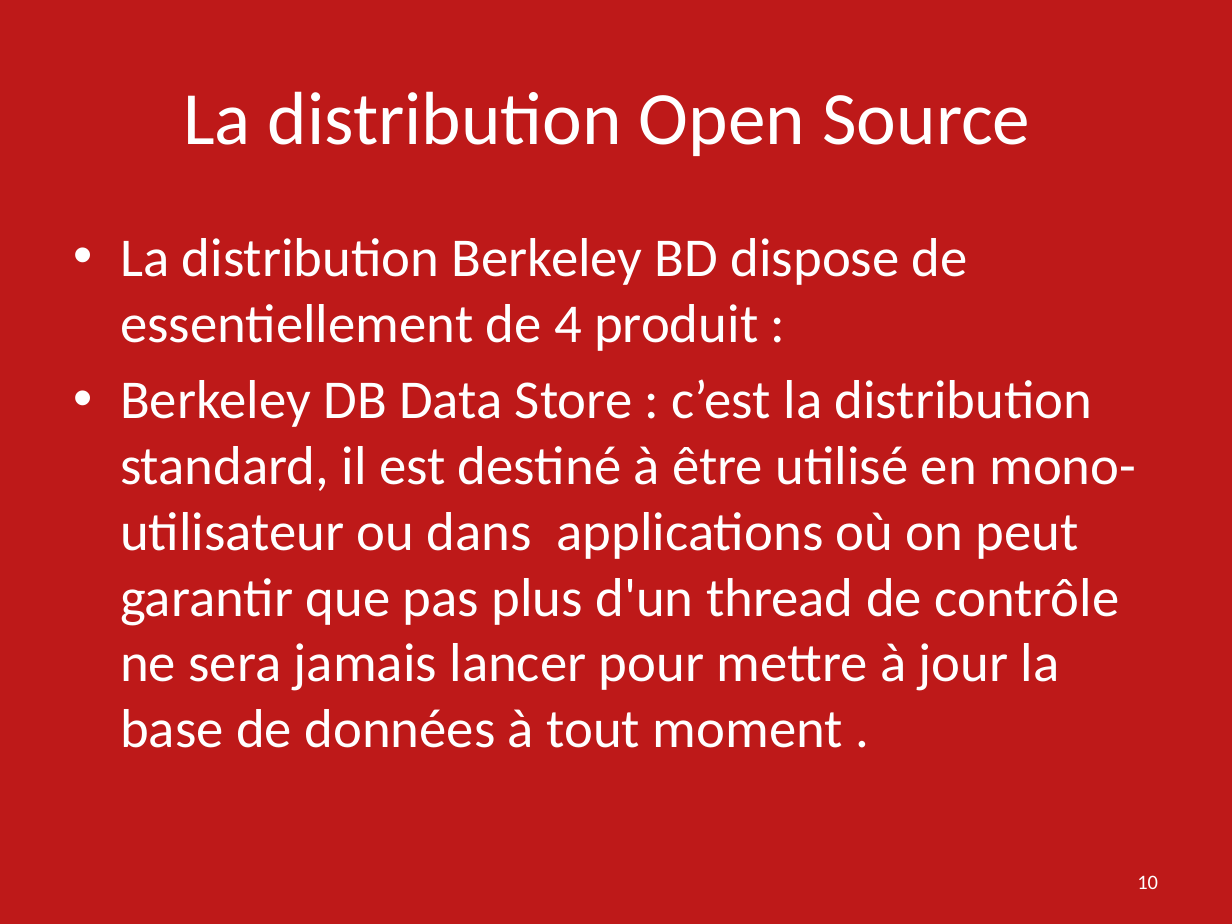
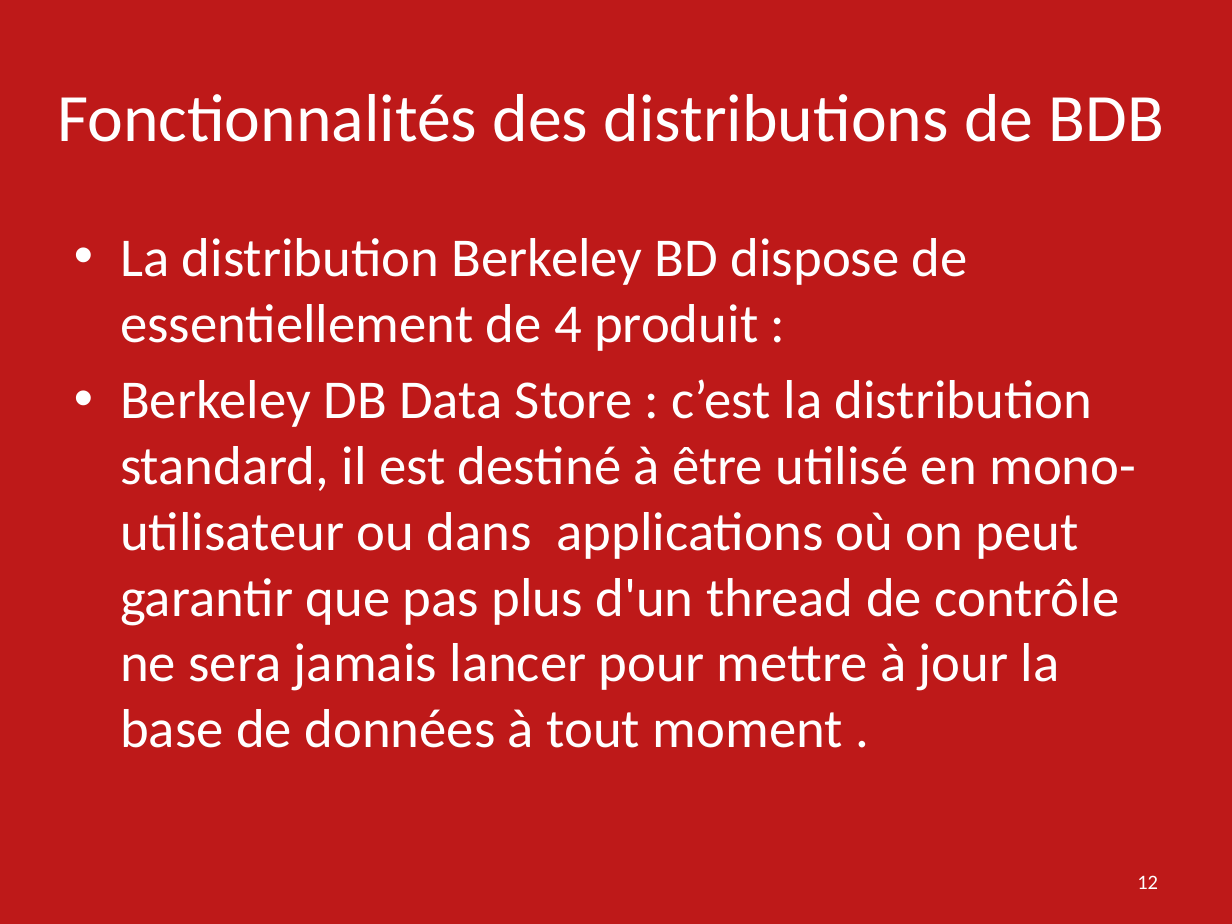
Before and after one commit to ebouhanna/SMB214-2016-Oracle-Berkeley-DB-JE, a slide deck: slide 12 of Presentation Oracle Berkeley DB SMB214.pptx (slide 10 before the commit). Drawn at 1232x924 pixels with LibreOffice and Linux fonts; fonts in the diff are those of the drawing. Boxes give left, top, right and bottom in pixels: in the first picture for what was removed or moved away, otherwise in the second. Text is boxed around its words. In the diff, an @@ line names an element or a change of style, - is before the commit and + after.

```diff
--- a/Presentation Oracle Berkeley DB SMB214.pptx
+++ b/Presentation Oracle Berkeley DB SMB214.pptx
@@ title at bbox=[57, 94, 1164, 142]: text changed; size 44 to 39.6 pt @@
-La distribution Open Source
+Fonctionnalités des distributions de BDB
@@ page number at bbox=[1137, 875, 1158, 889]: text changed @@
-10
+12
```
Also in this commit, not shown: 8 other slides changed, 1 slide removed, 1 other file.
